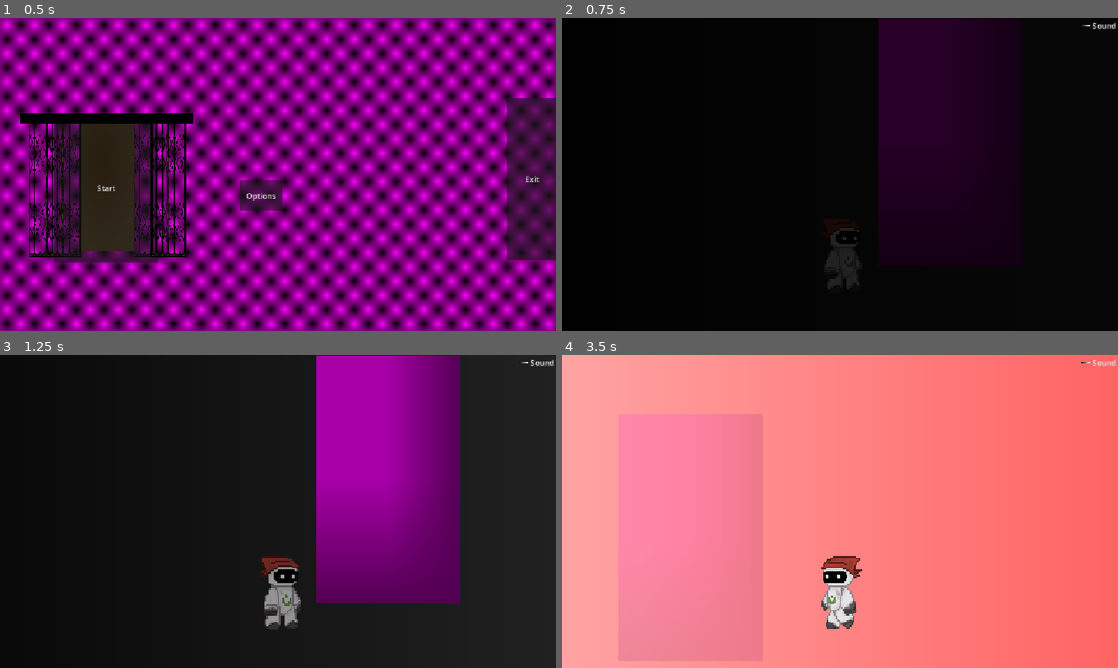
Above: before the commit, frames 1-4 (two rows, left to right).
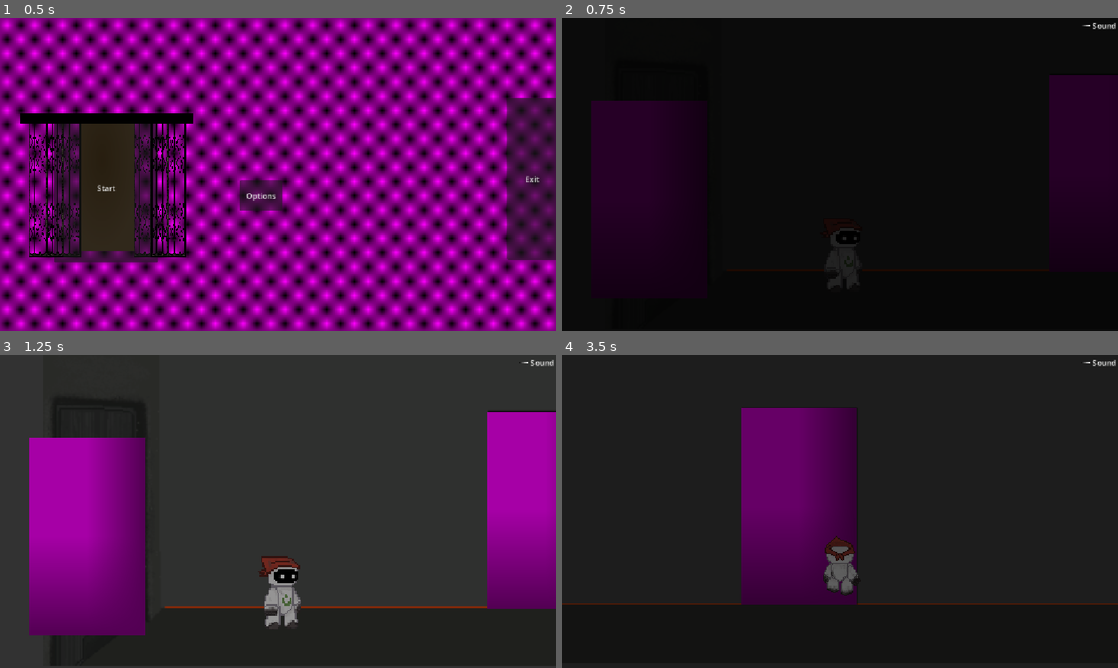
Above: after the commit, the same moments.

Repository: hruboson/R0B1E
Game: Godot game, scene res://scenes/main_menu/main_menu.tscn
Same seed, same stepped clock (60 frames per second), same inputs: the game is played once before the commit and once after it.
Inputs:
- Up to frame 1 (0.5 s): no input
- Up to frame 2 (0.75 s): click "Start" at 0.5 s
- Up to frame 3 (1.25 s): no input
- Up to frame 4 (3.5 s): hold Right (right) 1.28-2.78 s; tap E (interact) at 1.35, 2.1, 2.85 s; hold A (left) from 2.78 s (still down)

Frame 1 is identical in both runs. In frame 2, 19% of the frame differs, in the area x 5-100%, y 0-81%; in frame 3, 74%; in frame 4, 100%, in the area x 0-100%, y 0-100%.

Commit message:
feat(door): quests

Diff:
--- a/nodes/actors/door/door.gd
+++ b/nodes/actors/door/door_openable.gd
@@ -3,7 +3,6 @@
 ########## EXPORTS ###########
 @export_file("*.tscn") var leads_to: String
 @export var inward: bool = true
-#@export var fade:
 
 var player: Robot = null
 
--- a/nodes/actors/door/door.tscn
+++ b/nodes/actors/door/door_openable.tscn
@@ -1,6 +1,6 @@
 [gd_scene format=3 uid="uid://dmmjl7kvy4hc6"]
 
-[ext_resource type="Script" uid="uid://b7pmwevlgfh0o" path="res://nodes/actors/door/door.gd" id="1_hj45k"]
+[ext_resource type="Script" uid="uid://b7pmwevlgfh0o" path="res://nodes/actors/door/door_openable.gd" id="1_hj45k"]
 
 [sub_resource type="PlaceholderTexture2D" id="PlaceholderTexture2D_s7ca3"]
 
@@ -20,3 +20,4 @@
 shape = SubResource("RectangleShape2D_hj45k")
 
 [connection signal="body_entered" from="." to="." method="_on_body_entered"]
+[connection signal="body_exited" from="." to="." method="_on_body_exited"]
--- /dev/null
+++ b/nodes/actors/door/door_quest.gd
@@ -0,0 +1,21 @@
+extends Area2D
+
+########## EXPORTS ###########
+
+var player: Robot = null
+
+func _process(delta):
+	if player != null and Input.is_action_just_pressed("interact"):
+		player.init_quest()
+
+############################
+#          SIGNALS         #
+############################
+
+func _on_body_entered(body):
+	if body.is_in_group("player"):
+		player = body
+
+func _on_body_exited(body):
+	if body.is_in_group("player"):
+		player = null
--- /dev/null
+++ b/nodes/actors/door/door_quest.tscn
@@ -0,0 +1,21 @@
+[gd_scene format=3 uid="uid://cqnek0521s4y5"]
+
+[ext_resource type="Script" uid="uid://bkkjtkhyhput1" path="res://nodes/actors/door/door_quest.gd" id="1_af3hu"]
+
+[sub_resource type="PlaceholderTexture2D" id="PlaceholderTexture2D_msr3v"]
+
+[sub_resource type="RectangleShape2D" id="RectangleShape2D_af3hu"]
+size = Vector2(100, 686)
+
+[node name="DoorQuest" type="Area2D" unique_id=2027972157]
+script = ExtResource("1_af3hu")
+
+[node name="Sprite2D" type="Sprite2D" parent="." unique_id=800715694]
+scale = Vector2(100, 170)
+texture = SubResource("PlaceholderTexture2D_msr3v")
+
+[node name="CollisionShape2D" type="CollisionShape2D" parent="." unique_id=2063673062]
+shape = SubResource("RectangleShape2D_af3hu")
+
+[connection signal="body_entered" from="." to="." method="_on_body_entered"]
+[connection signal="body_exited" from="." to="." method="_on_body_exited"]
--- a/nodes/actors/elevator/elevator.tscn
+++ b/nodes/actors/elevator/elevator.tscn
@@ -5,7 +5,7 @@
 [ext_resource type="AudioStream" uid="uid://bft7wd33cas4w" path="res://audio/elevator/elevator.mp3" id="2_m5435"]
 
 [sub_resource type="RectangleShape2D" id="RectangleShape2D_6lkcx"]
-size = Vector2(98, 142)
+size = Vector2(98, 381.7896)
 
 [sub_resource type="Gradient" id="Gradient_rlb0w"]
 colors = PackedColorArray(0.23300542, 0.14182666, 6.6341954e-08, 1, 0.3254902, 0.24313726, 0.11764706, 1)
--- a/nodes/actors/robot/robot.gd
+++ b/nodes/actors/robot/robot.gd
@@ -14,7 +14,7 @@
 # 		CONSTANTS        #
 ##########################
 
-const SPEED: float = 300.0
+const SPEED: float = 150.0
 const JUMP_VELOCITY: float = -400.0
 enum State { IDLE, WALK_LEFT, WALK_RIGHT, WALK_IN, WALK_OUT, INTERACT }
 
@@ -106,6 +106,25 @@
 	if state in [State.WALK_LEFT, State.WALK_RIGHT]:
 		last_state = state
 
+########################
+#	WORLD INTERACTION  #
+########################
+func play_fade(fade_type: String) -> void:
+	$CanvasLayer/FadeRect.show()
+	match fade_type:
+		"fade_in":
+			fade_anim.play("fade_in")
+		"fade_out":
+			fade_anim.play("fade_out")
+		_:
+			push_warning("Unknown fade_type: " + fade_type)
+
+func init_landord_quest() -> void:
+	pass
+
+func init_tenant_quest() -> void:
+	pass
+
 ######################
 # 		AUDIO 		 #
 ######################
@@ -130,15 +149,6 @@
 ################
 #    SLOTS     #
 ################
-func play_fade(fade_type: String) -> void:
-	$CanvasLayer/FadeRect.show()
-	match fade_type:
-		"fade_in":
-			fade_anim.play("fade_in")
-		"fade_out":
-			fade_anim.play("fade_out")
-		_:
-			push_warning("Unknown fade_type: " + fade_type)
 
 func _on_fade_finished(anim_name: String) -> void:
 	if anim_name in ["fade_in", "fade_out"]:
--- a/scenes/levels/level_1/level_1.tscn
+++ b/scenes/levels/level_1/level_1.tscn
@@ -1,17 +1,19 @@
 [gd_scene format=3 uid="uid://cmsjbwrfeweag"]
 
 [ext_resource type="PackedScene" uid="uid://cp7d0myjohxhn" path="res://nodes/actors/robot/robot.tscn" id="1_014kd"]
-[ext_resource type="PackedScene" uid="uid://dmmjl7kvy4hc6" path="res://nodes/actors/door/door.tscn" id="2_fngju"]
+[ext_resource type="Texture2D" uid="uid://vpll5fc0024o" path="res://assets/hallway/hallway.png" id="1_spwf2"]
+[ext_resource type="PackedScene" uid="uid://dmmjl7kvy4hc6" path="res://nodes/actors/door/door_openable.tscn" id="2_fngju"]
+[ext_resource type="PackedScene" uid="uid://cqnek0521s4y5" path="res://nodes/actors/door/door_quest.tscn" id="3_5o1mp"]
+[ext_resource type="PackedScene" uid="uid://dcqb5a21u54oh" path="res://nodes/actors/elevator/elevator.tscn" id="5_7uxs1"]
 
 [sub_resource type="WorldBoundaryShape2D" id="WorldBoundaryShape2D_014kd"]
 distance = 1.0
 
-[sub_resource type="Gradient" id="Gradient_fngju"]
+[node name="Level1" type="Node2D" unique_id=1400742347]
 
-[sub_resource type="GradientTexture1D" id="GradientTexture1D_5o1mp"]
-gradient = SubResource("Gradient_fngju")
-
-[node name="Level1" type="Node2D" unique_id=1400742347]
+[node name="BG" type="Sprite2D" parent="." unique_id=950983732]
+position = Vector2(1279, 544)
+texture = ExtResource("1_spwf2")
 
 [node name="WorldBorder" type="StaticBody2D" parent="." unique_id=1952808896]
 position = Vector2(-213, -32)
@@ -21,17 +23,19 @@
 shape = SubResource("WorldBoundaryShape2D_014kd")
 
 [node name="DoorR1" parent="." unique_id=930907932 instance=ExtResource("2_fngju")]
-position = Vector2(411, 523)
+position = Vector2(520, 544)
+scale = Vector2(0.8, 0.8)
 leads_to = "uid://dhvvkf1kxgksw"
 inward = false
 
 [node name="Robot" parent="." unique_id=2042197399 instance=ExtResource("1_014kd")]
+z_index = 50
 position = Vector2(339, 601)
 
-[node name="BG" type="TextureRect" parent="." unique_id=1188483454]
-z_index = -30
-offset_left = -17.0
-offset_top = 326.0
-offset_right = 2686.0
-offset_bottom = 725.0
-texture = SubResource("GradientTexture1D_5o1mp")
+[node name="DoorQuest" parent="." unique_id=2027972157 instance=ExtResource("3_5o1mp")]
+position = Vector2(205.00006, 562)
+scale = Vector2(0.8, 0.8)
+
+[node name="Elevator" parent="." unique_id=1698083802 instance=ExtResource("5_7uxs1")]
+position = Vector2(2036, 551)
+scale = Vector2(0.63275325, 0.63275325)
--- a/scenes/levels/level_1/rooms/room_1.tscn
+++ b/scenes/levels/level_1/rooms/room_1.tscn
@@ -1,7 +1,7 @@
 [gd_scene format=3 uid="uid://dhvvkf1kxgksw"]
 
 [ext_resource type="PackedScene" uid="uid://cp7d0myjohxhn" path="res://nodes/actors/robot/robot.tscn" id="1_d7bms"]
-[ext_resource type="PackedScene" uid="uid://dmmjl7kvy4hc6" path="res://nodes/actors/door/door.tscn" id="2_fowph"]
+[ext_resource type="PackedScene" uid="uid://dmmjl7kvy4hc6" path="res://nodes/actors/door/door_openable.tscn" id="2_fowph"]
 
 [sub_resource type="Gradient" id="Gradient_20voq"]
 colors = PackedColorArray(1, 0, 0, 1, 1, 1, 1, 1)
Renamed: nodes/actors/door/door.gd.uid -> nodes/actors/door/door_openable.gd.uid
Not shown, added: nodes/actors/door/door_quest.gd.uid
